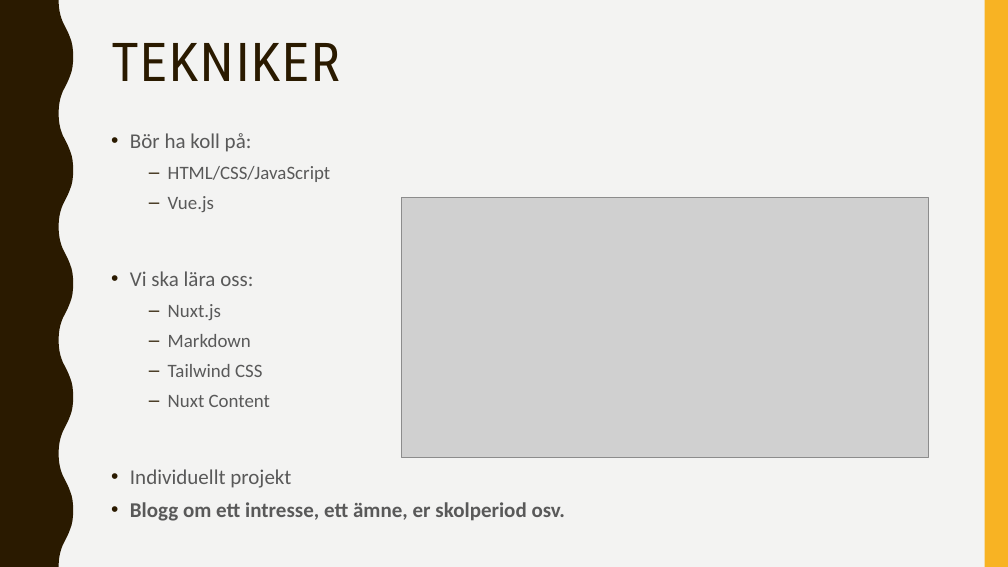
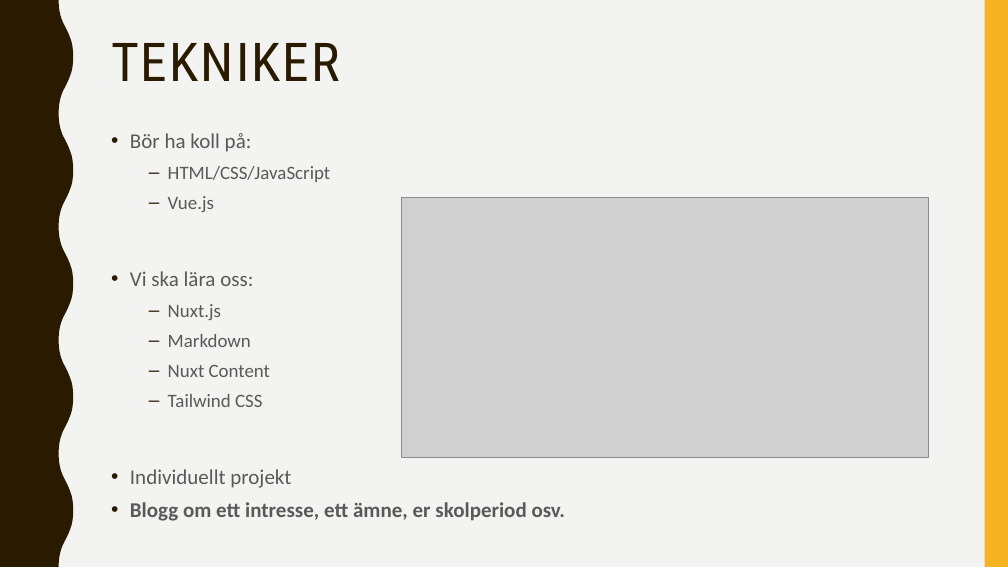
Before and after one commit to abbjetmus/programmering, a slide deck: slide 3 of Blogg-Projektet/Bygga-Blogg.pptx. Drawn at 1008x567 pixels with LibreOffice and Linux fonts; fonts in the diff are those of the drawing; grey boxes stand for pictures. Boxes give left, top, right and bottom in pixels: in the first picture for what was removed or moved away, otherwise in the second. Text is boxed around its words. In the diff, an @@ line names an element or a change of style, - is before the commit and + after.

```diff
--- a/Blogg-Projektet/Bygga-Blogg.pptx
+++ b/Blogg-Projektet/Bygga-Blogg.pptx
@@ text at box(168, 365, 270, 377): paragraph added @@
+  – Nuxt Content
@@ text at box(168, 395, 270, 407): paragraph removed @@
-  – Nuxt Content
```
Also in this commit, not shown: 5 slides added.
